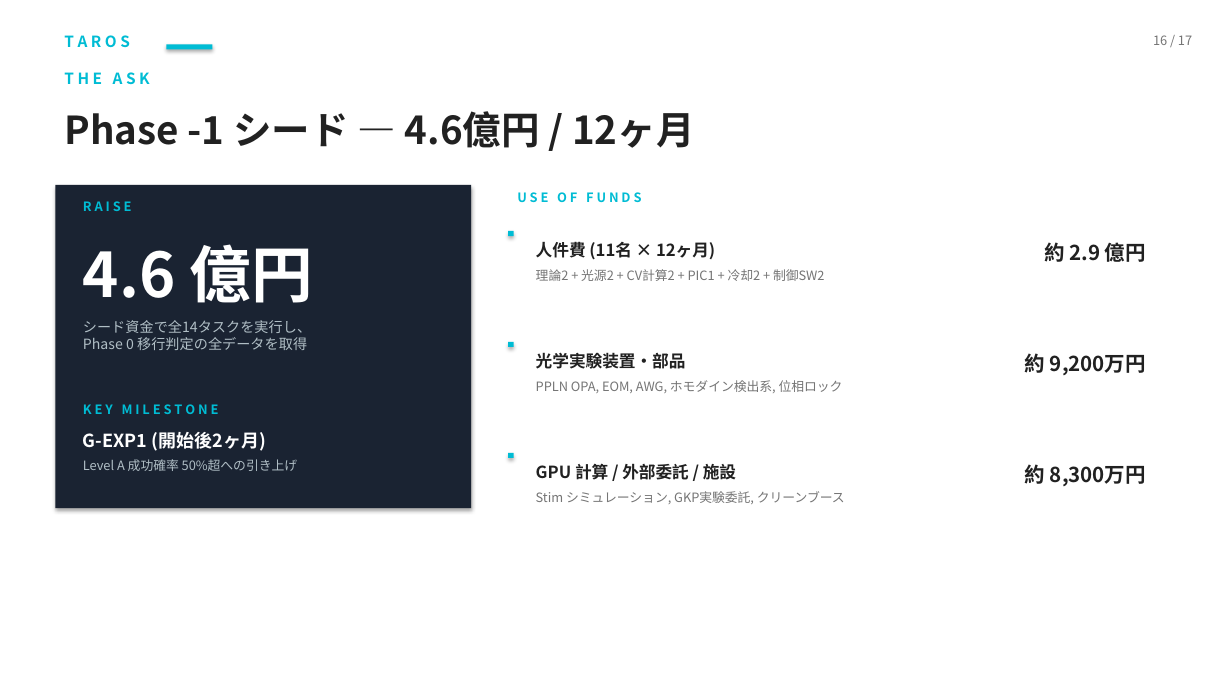
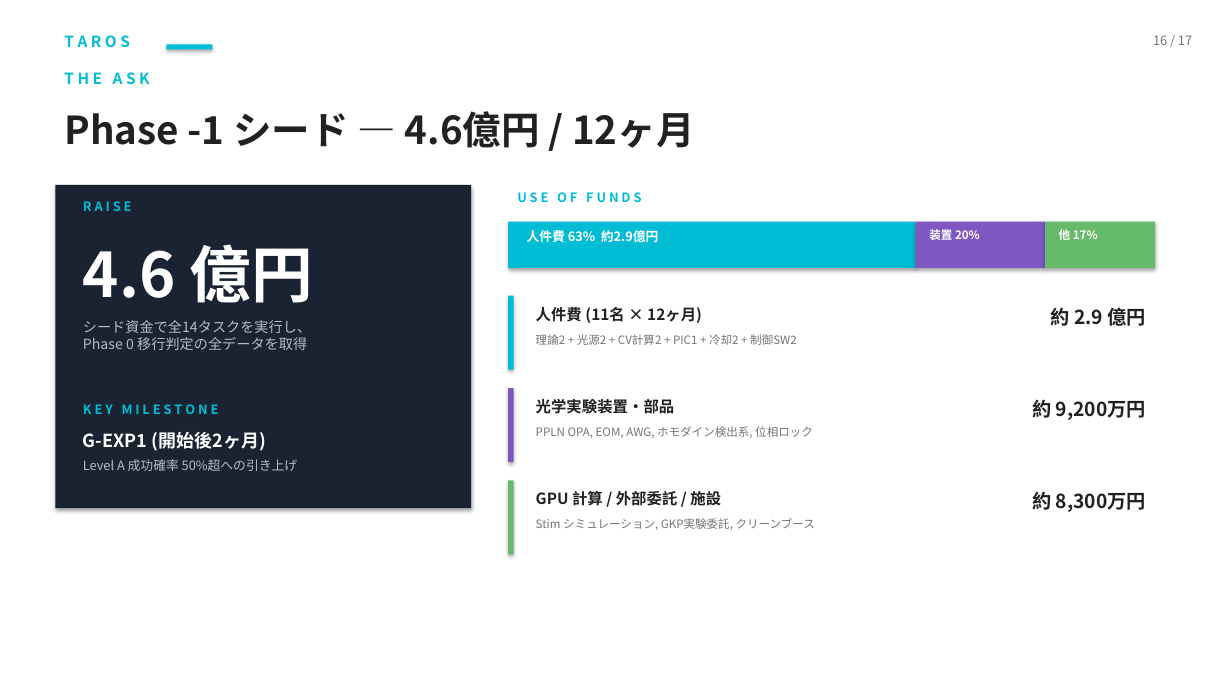
Before and after one commit to TomohiroTani28/Taros, a slide deck: slide 16 of assets/TAROS_Investor_Pitch_Revised.pptx. Drawn at 1232x693 pixels with LibreOffice and Linux fonts; fonts in the diff are those of the drawing. Boxes give left, top, right and bottom in pixels: in the first picture for what was removed or moved away, otherwise in the second. Text is boxed around its words. In the diff, an @@ line names an element or a change of style, - is before the commit and + after.

```diff
--- a/assets/TAROS_Investor_Pitch_Revised.pptx
+++ b/assets/TAROS_Investor_Pitch_Revised.pptx
@@ rectangle: place and size @@
-rectangle at [508,231,514,237]
+rectangle at [508,222,916,268]
@@ text added at [527,230,659,242], 10 pt, text #FFFFFF, bold @@
+人件費 63% 約2.9億円
@@ rectangle added at [916,222,1045,268], fill #7E57C2 @@
@@ text added at [929,227,980,243], 9 pt, text #FFFFFF, bold @@
+装置 20%
@@ rectangle added at [1045,222,1155,268], fill #66BB6A @@
@@ text added at [1059,229,1098,240], 9 pt, text #FFFFFF, bold @@
+他 17%
@@ rectangle: place and size @@
-rectangle at [508,342,514,348]
+rectangle at [508,296,514,370]
@@ size 10 to 9 pt in 3 elements at [536,518,815,530], [536,426,813,438], [536,334,797,345] @@
@@ size 13 to 12 pt in 3 elements at [536,489,721,509], [536,399,675,414], [536,307,702,323] @@
@@ text "理論2 + 光源2 + CV計算2 ...": place and size @@
-text "理論2 + 光源2 + CV計算2 ..." at [536,269,825,281]
+text "理論2 + 光源2 + CV計算2 ..." at [536,334,797,345]
@@ text "人件費 (11名 × 12ヶ月)": place and size @@
-text "人件費 (11名 × 12ヶ月)" at [536,241,715,260]
+text "人件費 (11名 × 12ヶ月)" at [536,307,702,323]
@@ size 16 to 15 pt in 3 elements at [1032,491,1146,512], [1032,399,1146,420], [1050,307,1145,326] @@
@@ text "約 2.9 億円": place and size @@
-text "約 2.9 億円" at [1044,242,1146,262]
+text "約 2.9 億円" at [1050,307,1145,326]
@@ rectangle added at [508,388,514,462], fill #7E57C2 @@
@@ text "光学実験装置・部品": place and size @@
-text "光学実験装置・部品" at [536,352,686,369]
+text "光学実験装置・部品" at [536,399,675,414]
@@ text "約 9,200万円": place and size @@
-text "約 9,200万円" at [1025,353,1146,375]
+text "約 9,200万円" at [1032,399,1146,420]
@@ text "PPLN OPA, EOM, AWG, ホモダイン検出系, ...": place and size @@
-text "PPLN OPA, EOM, AWG, ホモダイン検出系, ..." at [536,380,843,393]
+text "PPLN OPA, EOM, AWG, ホモダイン検出系, ..." at [536,426,813,438]
@@ rectangle removed at [508,453,514,458] @@
@@ rectangle added at [508,481,514,555], fill #66BB6A @@
@@ text "GPU 計算 / 外部委託 / ...": place and size @@
-text "GPU 計算 / 外部委託 / ..." at [536,461,736,483]
+text "GPU 計算 / 外部委託 / ..." at [536,489,721,509]
@@ text "約 8,300万円": place and size @@
-text "約 8,300万円" at [1025,464,1146,486]
+text "約 8,300万円" at [1032,491,1146,512]
@@ text "Stim シミュレーション, GKP実験委託, クリーンブース": place and size @@
-text "Stim シミュレーション, GKP実験委託, クリーンブース" at [536,491,845,504]
+text "Stim シミュレーション, GKP実験委託, クリーンブース" at [536,518,815,530]
```
Also in this commit, not shown: 12 other slides changed, 2 other files.
